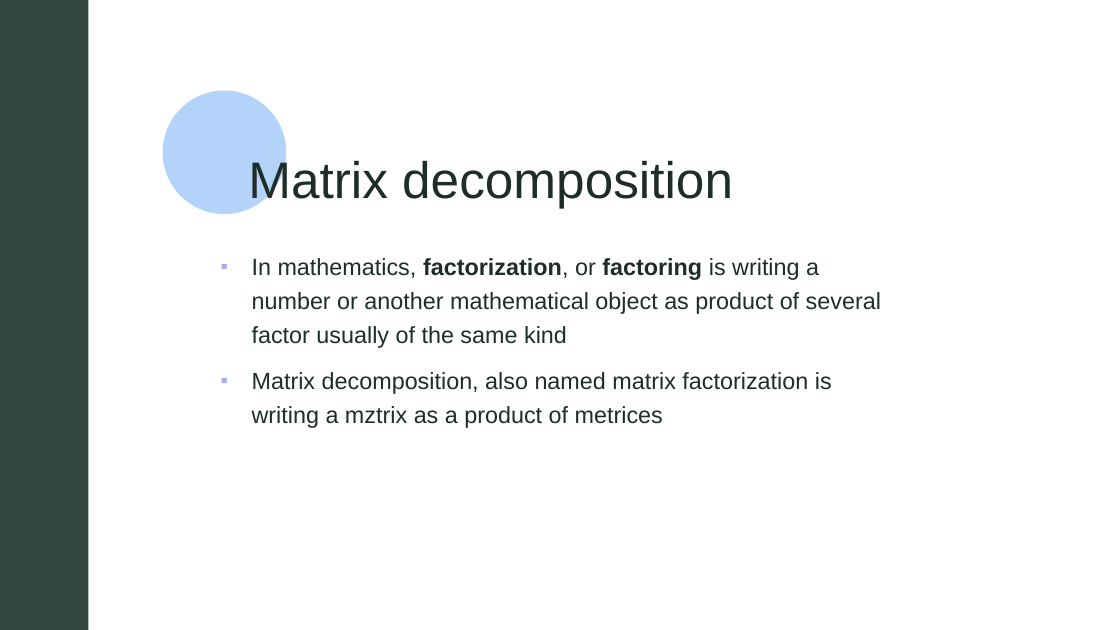
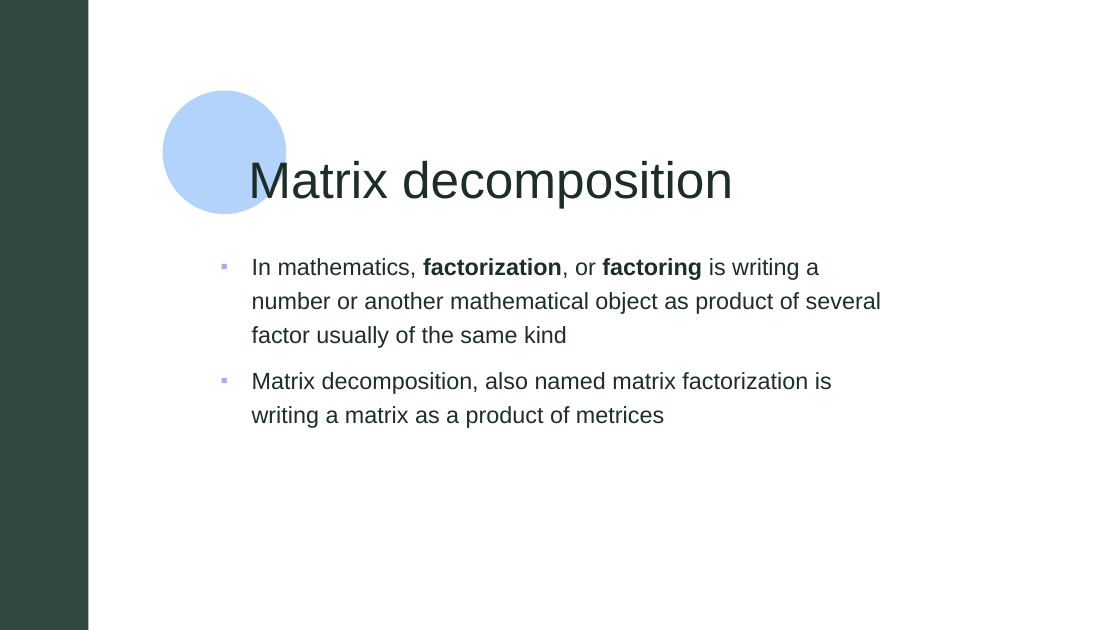
Before and after one commit to BDR2939/Numerical-Optimization-with-Python, a slide deck: slide 2 of final_proj/final proj presentation.pptx. Drawn at 1120x630 pixels with LibreOffice and Linux fonts; fonts in the diff are those of the drawing; background and template pictures are left out. Boxes give left, top, right and bottom in pixels: in the first picture for what was removed or moved away, otherwise in the second. Text is boxed around its words. In the diff, an @@ line names an element or a change of style, - is before the commit and + after.

```diff
--- a/final_proj/final proj presentation.pptx
+++ b/final_proj/final proj presentation.pptx
@@ text at (252, 372, 832, 428): text changed @@
-▪ Matrix decomposition, also named matrix factorization is writing a mztrix as a product of metrices
+▪ Matrix decomposition, also named matrix factorization is writing a matrix as a product of metrices
```
Also in this commit, not shown: 2 other slides changed, 3 slides added.
